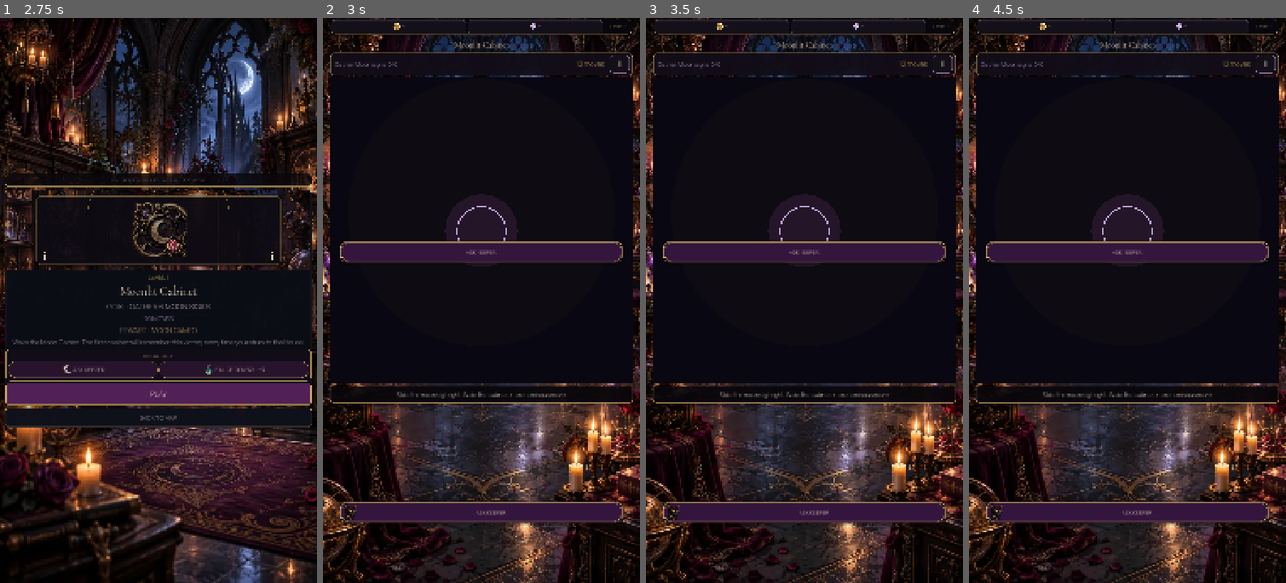
Above: before the commit, frames 1-4 (left to right).
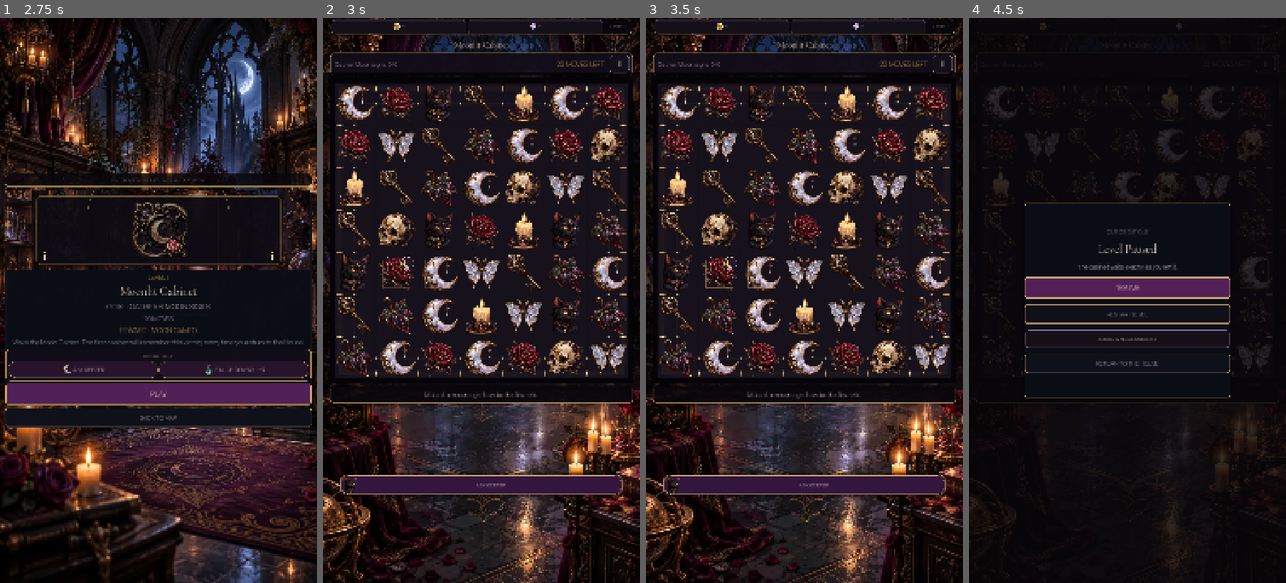
Above: after the commit, the same moments.

Repository: Jay-prodesign/akilta-match3
Game: Godot game, scene res://src/app/app_bootstrap.tscn
The game is run twice, just before and just after one commit, with the same random seed, the same clock (stepped at 60 frames per second) and the same inputs.
Inputs:
- Up to frame 1 (2.75 s): click "ENTER THE HOUSE" at 0.5 s; click "ENTER CURIO BOUTIQUE" at 1.25 s; click "1" at 2 s
- Up to frame 2 (3 s): click "PLAY" at 2.75 s
- Up to frame 3 (3.5 s): no input
- Up to frame 4 (4.5 s): click "ASK KEEPER" at 3.5 s; click "Ⅱ" at 4.25 s

Frame 1 is identical in both runs. In frame 2, 26% of the frame differs, in the area x 0-100%, y 0-90%; in frame 3, 26%; in frame 4, 35%, in the area x 0-100%, y 0-100%.
Error before the commit: Invalid access to property or key 'pressed' on a base object of type 'null instance'. (res://src/ui/gameplay/gameplay_screen.gd:151)

Commit message:
Bind authored gameplay presentation shell

Diff:
--- a/src/ui/gameplay/gameplay_screen.gd
+++ b/src/ui/gameplay/gameplay_screen.gd
@@ -57,19 +57,12 @@
 	"plus_moves": "res://assets/pieces/potion.webp",
 	"retry": "res://assets/pieces/skull.webp"
 }
-var _level_badge_label: Label
-var _booster_tray: PanelContainer
-var _hint_boost_button: Button
 var _potion_boost_button: Button
 var _retry_boost_button: Button
 var _resource_life_label: Label
-var _resource_coin_label: Label
-var _resource_gem_label: Label
 var _player_lives: int = 5
 var _player_coins: int = 0
 var _player_gems: int = 0
-var _result_proclamation: Label
-var _result_reward_values: Control
 var _result_reveal_fx: Control
 var _reduced_motion: bool = false
 var _high_contrast: bool = false
@@ -89,9 +82,9 @@
 @onready var eyebrow_label: Label = $Layout/Eyebrow
 @onready var title_label: Label = $Layout/Title
 @onready var board_view = $Layout/BoardView
-@onready var objective_label: Label = $Layout/HUD/Objective
-@onready var moves_label: Label = $Layout/HUD/Moves
-@onready var pause_button: Button = $Layout/HUD/Pause
+@onready var objective_label: Label = $Layout/HUDPlate/HUD/Objective
+@onready var moves_label: Label = $Layout/HUDPlate/HUD/Moves
+@onready var pause_button: Button = $Layout/HUDPlate/HUD/Pause
 @onready var pause_overlay: Control = $PauseOverlay
 @onready var pause_resume: Button = $PauseOverlay/Card/Content/Resume
 @onready var pause_retry: Button = $PauseOverlay/Card/Content/Retry
@@ -111,6 +104,18 @@
 @onready var result_ritual: Control = $ResultOverlay/Card/Content/RewardRitual
 @onready var result_recovery_action: Button = $ResultOverlay/Card/Content/RecoveryAction
 @onready var result_action: Button = $ResultOverlay/Card/Content/Action
+@onready var _level_badge_label: Label = $ResourceBar/Resources/LevelBadge
+@onready var _booster_tray: PanelContainer = $BoosterTray
+@onready var _hint_boost_button: Button = $BoosterTray/BoosterActions/HintBoost
+@onready var _resource_coin_label: Label = $ResourceBar/Resources/CoinChip/Content/CoinResource
+@onready var _resource_gem_label: Label = $ResourceBar/Resources/GemChip/Content/GemResource
+@onready var _resource_coin_icon: TextureRect = $ResourceBar/Resources/CoinChip/Content/Icon
+@onready var _resource_gem_icon: TextureRect = $ResourceBar/Resources/GemChip/Content/Icon
+@onready var _result_reward_values: Control = $ResultOverlay/Card/Content/ResultRewardValues
+@onready var _result_coin_icon: TextureRect = $ResultOverlay/Card/Content/ResultRewardValues/CoinReward/Content/Icon
+@onready var _result_gem_icon: TextureRect = $ResultOverlay/Card/Content/ResultRewardValues/GemReward/Content/Icon
+@onready var _result_proclamation: Label = $ResultOverlay/Card/Content/ResultProclamation/Copy/ResultProclamationCopy
+@onready var _result_keeper_cat: TextureRect = $ResultOverlay/Card/Content/ResultProclamation/KeeperCat
 
 func _process(delta: float) -> void:
 	if board_state == null or result_overlay.visible or pause_overlay.visible or _pending_terminal_result != "":
@@ -132,13 +137,18 @@
 func _ready() -> void:
 	world_backdrop.texture = ScreenArt.texture("gameplay_bg_curio_boutique")
 	world_backdrop.modulate = Color.WHITE
-	_install_hud_plate()
-	_build_top_resource_bar()
-	_build_booster_tray()
+	_resource_coin_icon.texture = PieceAssetLoader.ornament("res://assets/ui/ui_coin.svg")
+	_resource_gem_icon.texture = PieceAssetLoader.ornament("res://assets/ui/ui_gem.svg")
+	_result_coin_icon.texture = PieceAssetLoader.ornament("res://assets/ui/ui_coin.svg")
+	_result_gem_icon.texture = PieceAssetLoader.ornament("res://assets/ui/ui_gem.svg")
+	_result_keeper_cat.texture = PieceAssetLoader.ornament(KEEPER_ART_PATH)
+	_hint_boost_button.icon = PieceAssetLoader.ornament(String(BOOSTER_ART_PATHS["hint"]))
+	_hint_boost_button.pressed.connect(_use_hint_boost)
+	_resource_life_label = null
+	_potion_boost_button = null
+	_retry_boost_button = null
 	call_deferred("_position_booster_tray")
 	resized.connect(func(): call_deferred("_position_booster_tray"))
-	_build_result_reward_values()
-	_build_result_proclamation()
 	_install_reward_reveal_fx()
 	if board_view.has_signal("swap_requested"):
 		board_view.swap_requested.connect(_on_swap_requested)
@@ -955,245 +965,6 @@
 	_show_result_if_terminal(result)
 
 
-func _build_result_reward_values() -> void:
-	var content := get_node_or_null("ResultOverlay/Card/Content") as VBoxContainer
-	if content == null or content.get_node_or_null("ResultRewardValues") != null:
-		return
-	var row := HBoxContainer.new()
-	row.name = "ResultRewardValues"
-	row.custom_minimum_size = Vector2(0, 56)
-	row.alignment = BoxContainer.ALIGNMENT_CENTER
-	row.add_theme_constant_override("separation", 10)
-	var reward_index := result_reward_name.get_index()
-	content.add_child(row)
-	content.move_child(row, reward_index + 1)
-	_add_reward_value(row, "res://assets/ui/ui_coin.svg", "+120")
-	_add_reward_value(row, "res://assets/ui/ui_gem.svg", "+1")
-	_result_reward_values = row
-
-func _add_reward_value(parent: HBoxContainer, icon_path: String, value: String) -> void:
-	var panel := PanelContainer.new()
-	panel.custom_minimum_size = Vector2(136, 50)
-	var box := StyleBoxFlat.new()
-	box.bg_color = Color("#17101D", 0.94)
-	box.border_color = Color("#D5AD70", 0.44)
-	box.set_border_width_all(1)
-	box.set_corner_radius_all(12)
-	box.content_margin_left = 10
-	box.content_margin_right = 12
-	box.content_margin_top = 6
-	box.content_margin_bottom = 6
-	panel.add_theme_stylebox_override("panel", box)
-	parent.add_child(panel)
-	var row := HBoxContainer.new()
-	row.alignment = BoxContainer.ALIGNMENT_CENTER
-	row.add_theme_constant_override("separation", 6)
-	panel.add_child(row)
-	var icon := TextureRect.new()
-	icon.custom_minimum_size = Vector2(32, 32)
-	icon.texture = PieceAssetLoader.ornament(icon_path)
-	icon.expand_mode = TextureRect.EXPAND_IGNORE_SIZE
-	icon.stretch_mode = TextureRect.STRETCH_KEEP_ASPECT_CENTERED
-	row.add_child(icon)
-	var label := Label.new()
-	label.text = value
-	label.add_theme_color_override("font_color", Color("#F4D995"))
-	label.add_theme_font_size_override("font_size", 20)
-	row.add_child(label)
-
-func _build_result_proclamation() -> void:
-	var content := get_node_or_null("ResultOverlay/Card/Content") as VBoxContainer
-	if content == null or content.get_node_or_null("ResultProclamation") != null:
-		return
-	var row := HBoxContainer.new()
-	row.name = "ResultProclamation"
-	row.custom_minimum_size = Vector2(0, 72)
-	row.alignment = BoxContainer.ALIGNMENT_CENTER
-	row.add_theme_constant_override("separation", 10)
-	var house_index := result_house_change.get_index()
-	content.add_child(row)
-	content.move_child(row, house_index + 1)
-	var cat := TextureRect.new()
-	cat.name = "KeeperCat"
-	cat.custom_minimum_size = Vector2(64, 64)
-	cat.texture = PieceAssetLoader.ornament("res://assets/pieces/black_cat.webp")
-	cat.expand_mode = TextureRect.EXPAND_IGNORE_SIZE
-	cat.stretch_mode = TextureRect.STRETCH_KEEP_ASPECT_CENTERED
-	cat.mouse_filter = Control.MOUSE_FILTER_IGNORE
-	row.add_child(cat)
-	var copy := VBoxContainer.new()
-	copy.size_flags_horizontal = Control.SIZE_EXPAND_FILL
-	copy.alignment = BoxContainer.ALIGNMENT_CENTER
-	row.add_child(copy)
-	var kicker := Label.new()
-	kicker.text = "THE HOUSE REMEMBERS"
-	kicker.add_theme_color_override("font_color", Color("#D5AD70"))
-	kicker.add_theme_font_size_override("font_size", 14)
-	copy.add_child(kicker)
-	var proclamation := Label.new()
-	proclamation.name = "ResultProclamationCopy"
-	proclamation.text = "A Curio has returned to its place."
-	proclamation.autowrap_mode = TextServer.AUTOWRAP_WORD_SMART
-	proclamation.add_theme_color_override("font_color", Color("#F4E5D3"))
-	proclamation.add_theme_font_size_override("font_size", 18)
-	copy.add_child(proclamation)
-	_result_proclamation = proclamation
-
-func _install_hud_plate() -> void:
-	var layout := get_node_or_null("Layout") as VBoxContainer
-	var hud := get_node_or_null("Layout/HUD") as HBoxContainer
-	if layout == null or hud == null or layout.get_node_or_null("HUDPlate") != null:
-		return
-	var index := hud.get_index()
-	layout.remove_child(hud)
-	var plate := PanelContainer.new()
-	plate.name = "HUDPlate"
-	plate.custom_minimum_size = Vector2(0, 78)
-	var shell := StyleBoxFlat.new()
-	shell.bg_color = Color("#120D18", 0.97)
-	shell.border_color = Color("#D5AD70", 0.72)
-	shell.set_border_width_all(2)
-	shell.set_corner_radius_all(14)
-	shell.content_margin_left = 16
-	shell.content_margin_right = 12
-	shell.content_margin_top = 9
-	shell.content_margin_bottom = 9
-	shell.shadow_color = Color(0, 0, 0, 0.52)
-	shell.shadow_size = 10
-	plate.add_theme_stylebox_override("panel", shell)
-	layout.add_child(plate)
-	layout.move_child(plate, index)
-	plate.add_child(hud)
-	hud.add_theme_constant_override("separation", 16)
-	objective_label.add_theme_color_override("font_color", Color("#E4CDEB"))
-	moves_label.add_theme_color_override("font_color", Color("#F2C66D"))
-
-func _build_bottom_navigation() -> void:
-	var panel := PanelContainer.new()
-	panel.name = "BottomNavigation"
-	panel.anchor_left = 0.0
-	panel.anchor_right = 1.0
-	panel.anchor_top = 1.0
-	panel.anchor_bottom = 1.0
-	panel.offset_left = 12.0
-	panel.offset_right = -12.0
-	panel.offset_top = -76.0
-	panel.offset_bottom = -8.0
-	panel.z_index = 20
-	var style := StyleBoxFlat.new()
-	style.bg_color = Color("#0B0D17")
-	style.border_color = Color("#D5AD70", 0.88)
-	style.set_border_width_all(1)
-	style.set_corner_radius_all(8)
-	panel.add_theme_stylebox_override("panel", style)
-	add_child(panel)
-	var nav_scroll := ScrollContainer.new()
-	nav_scroll.name = "NavigationScroll"
-	nav_scroll.horizontal_scroll_mode = ScrollContainer.SCROLL_MODE_DISABLED
-	nav_scroll.vertical_scroll_mode = ScrollContainer.SCROLL_MODE_DISABLED
-	panel.add_child(nav_scroll)
-	var row := HBoxContainer.new()
-	row.add_theme_constant_override("separation", 2)
-	row.size_flags_horizontal = Control.SIZE_EXPAND_FILL
-	nav_scroll.add_child(row)
-	for item in [
-		{"label":"HOUSE","id":"house","icon":"res://assets/ui/nav_house.svg"},
-		{"label":"CURIOS","id":"curios","icon":"res://assets/ui/nav_curios.svg"},
-		{"label":"MAP","id":"map","icon":"res://assets/ui/nav_map.svg"},
-		{"label":"EVENTS","id":"events","icon":"res://assets/ui/nav_events.svg"},
-		{"label":"SHOP","id":"shop","icon":"res://assets/ui/nav_shop.svg"}
-	]:
-		var button := Button.new()
-		button.text = String(item["label"])
-		button.icon = PieceAssetLoader.ornament(String(item["icon"]))
-		button.expand_icon = true
-		button.add_theme_constant_override("icon_max_width", 24)
-		button.custom_minimum_size = Vector2(0, 52)
-		button.size_flags_horizontal = Control.SIZE_EXPAND_FILL
-		button.add_theme_font_size_override("font_size", 15)
-		button.add_theme_color_override("font_color", Color("#F4E5D3"))
-		var button_style := StyleBoxFlat.new()
-		button_style.bg_color = Color("#251529")
-		button_style.border_color = Color("#D5AD70", 0.32)
-		button_style.set_border_width_all(1)
-		button_style.set_corner_radius_all(6)
-		button.add_theme_stylebox_override("normal", button_style)
-		button.add_theme_stylebox_override("hover", button_style)
-		button.pressed.connect(func(): navigation_requested.emit(String(item["id"])))
-		row.add_child(button)
-
-func _build_top_resource_bar() -> void:
-	var panel := PanelContainer.new()
-	panel.name = "ResourceBar"
-	panel.anchor_left = 0.025
-	panel.anchor_right = 0.975
-	panel.anchor_top = 0.0
-	panel.anchor_bottom = 0.0
-	panel.offset_top = 6.0
-	panel.offset_bottom = 54.0
-	var style := StyleBoxFlat.new()
-	style.bg_color = Color("#08070D", 0.96)
-	style.border_color = Color("#D5AD70", 0.78)
-	style.set_border_width_all(1)
-	style.set_corner_radius_all(12)
-	style.shadow_color = Color(0, 0, 0, 0.44)
-	style.shadow_size = 8
-	panel.add_theme_stylebox_override("panel", style)
-	add_child(panel)
-	var row := HBoxContainer.new()
-	row.name = "Resources"
-	row.alignment = BoxContainer.ALIGNMENT_CENTER
-	row.add_theme_constant_override("separation", 5)
-	panel.add_child(row)
-	# Lives are not exposed until consumption/refill is a complete economy contract.
-	# Coins and gems already have durable first-completion semantics and remain visible.
-	_resource_life_label = null
-	_resource_coin_label = _add_resource_chip(row, "CoinResource", "res://assets/ui/ui_coin.svg", _format_number(_player_coins))
-	_resource_gem_label = _add_resource_chip(row, "GemResource", "res://assets/ui/ui_gem.svg", _format_number(_player_gems))
-	var level := Label.new()
-	level.name = "LevelBadge"
-	level.text = "LEVEL 1"
-	level.horizontal_alignment = HORIZONTAL_ALIGNMENT_CENTER
-	level.vertical_alignment = VERTICAL_ALIGNMENT_CENTER
-	level.add_theme_color_override("font_color", Color("#D5AD70"))
-	level.add_theme_font_size_override("font_size", 17)
-	level.custom_minimum_size = Vector2(94, 0)
-	row.add_child(level)
-	_level_badge_label = level
-
-func _add_resource_chip(parent: HBoxContainer, node_name: String, icon_path: String, value: String) -> Label:
-	var chip := PanelContainer.new()
-	chip.size_flags_horizontal = Control.SIZE_EXPAND_FILL
-	var box := StyleBoxFlat.new()
-	box.bg_color = Color("#15111B", 0.92)
-	box.border_color = Color("#6F596E", 0.42)
-	box.set_border_width_all(1)
-	box.set_corner_radius_all(10)
-	box.content_margin_left = 5
-	box.content_margin_right = 7
-	box.content_margin_top = 3
-	box.content_margin_bottom = 3
-	chip.add_theme_stylebox_override("panel", box)
-	parent.add_child(chip)
-	var content := HBoxContainer.new()
-	content.alignment = BoxContainer.ALIGNMENT_CENTER
-	content.add_theme_constant_override("separation", 2)
-	chip.add_child(content)
-	var icon := TextureRect.new()
-	icon.custom_minimum_size = Vector2(31, 31)
-	icon.texture = PieceAssetLoader.ornament(icon_path)
-	icon.expand_mode = TextureRect.EXPAND_IGNORE_SIZE
-	icon.stretch_mode = TextureRect.STRETCH_KEEP_ASPECT_CENTERED
-	icon.mouse_filter = Control.MOUSE_FILTER_IGNORE
-	content.add_child(icon)
-	var label := Label.new()
-	label.name = node_name
-	label.text = value
-	label.add_theme_color_override("font_color", Color("#F4E5D3"))
-	label.add_theme_font_size_override("font_size", 17)
-	content.add_child(label)
-	return label
-
 func _format_number(value: int) -> String:
 	var digits := str(maxi(0, value))
 	var out := ""
@@ -1205,36 +976,6 @@
 		count += 1
 	return out
 
-func _build_booster_tray() -> void:
-	var panel := PanelContainer.new()
-	panel.name = "BoosterTray"
-	panel.anchor_left = 0.055
-	panel.anchor_right = 0.945
-	panel.anchor_top = 0.0
-	panel.anchor_bottom = 0.0
-	panel.offset_top = 760.0
-	panel.offset_bottom = 830.0
-	panel.z_index = 18
-	var shell := StyleBoxFlat.new()
-	shell.bg_color = Color("#100B16", 0.985)
-	shell.border_color = Color("#D5AD70", 0.82)
-	shell.set_border_width_all(2)
-	shell.set_corner_radius_all(18)
-	shell.shadow_color = Color(0, 0, 0, 0.48)
-	shell.shadow_size = 10
-	panel.add_theme_stylebox_override("panel", shell)
-	add_child(panel)
-	_booster_tray = panel
-	var row := HBoxContainer.new()
-	row.name = "BoosterActions"
-	row.add_theme_constant_override("separation", 6)
-	panel.add_child(row)
-	_hint_boost_button = _add_booster_button(row, "HintBoost", "ASK KEEPER", String(BOOSTER_ART_PATHS["hint"]), _use_hint_boost)
-	# The explicit fail-screen +3 rescue is truthful and remains available there.
-	# Do not also expose difficulty-changing free boosters during active play.
-	_potion_boost_button = null
-	_retry_boost_button = null
-
 func _position_booster_tray() -> void:
 	if _booster_tray == null or hint_label == null or not is_node_ready():
 		return
@@ -1249,32 +990,16 @@
 	_booster_tray.offset_bottom = top + 70.0
 
 
-func _add_booster_button(parent: HBoxContainer, node_name: String, caption: String, art_path: String, action: Callable) -> Button:
-	var button := Button.new()
-	button.name = node_name
-	button.text = caption
-	button.custom_minimum_size = Vector2(0, 62)
-	button.size_flags_horizontal = Control.SIZE_EXPAND_FILL
-	button.add_theme_font_size_override("font_size", 19)
-	button.add_theme_color_override("font_color", Color("#F4E5D3"))
-	button.add_theme_color_override("font_disabled_color", Color("#9B879A"))
-	button.icon = PieceAssetLoader.ornament(art_path)
-	button.expand_icon = true
-	var box := StyleBoxFlat.new()
-	box.bg_color = Color("#35153E", 0.98)
-	box.border_color = Color("#D5AD70", 0.72)
-	box.set_border_width_all(2)
-	box.set_corner_radius_all(26)
-	var disabled_box := box.duplicate() as StyleBoxFlat
-	disabled_box.bg_color = Color("#19111D", 0.92)
-	disabled_box.border_color = Color("#765E6B", 0.54)
-	button.add_theme_stylebox_override("normal", box)
-	button.add_theme_stylebox_override("hover", box)
-	button.add_theme_stylebox_override("pressed", box)
-	button.add_theme_stylebox_override("disabled", disabled_box)
-	button.pressed.connect(action)
-	parent.add_child(button)
-	return button
+func gameplay_presentation_contract() -> Dictionary:
+	return {
+		"authored_hud_plate": get_node_or_null("Layout/HUDPlate/HUD") != null,
+		"authored_resource_bar": _level_badge_label != null and _resource_coin_label != null and _resource_gem_label != null,
+		"authored_keeper_tray": _booster_tray != null and _hint_boost_button != null,
+		"authored_result_values": _result_reward_values != null,
+		"authored_result_proclamation": _result_proclamation != null and _result_keeper_cat != null,
+		"runtime_shell_factory": false,
+		"transient_vfx_runtime_allowed": true,
+	}
 
 func booster_asset_contract() -> Dictionary:
 	var loaded := {}
